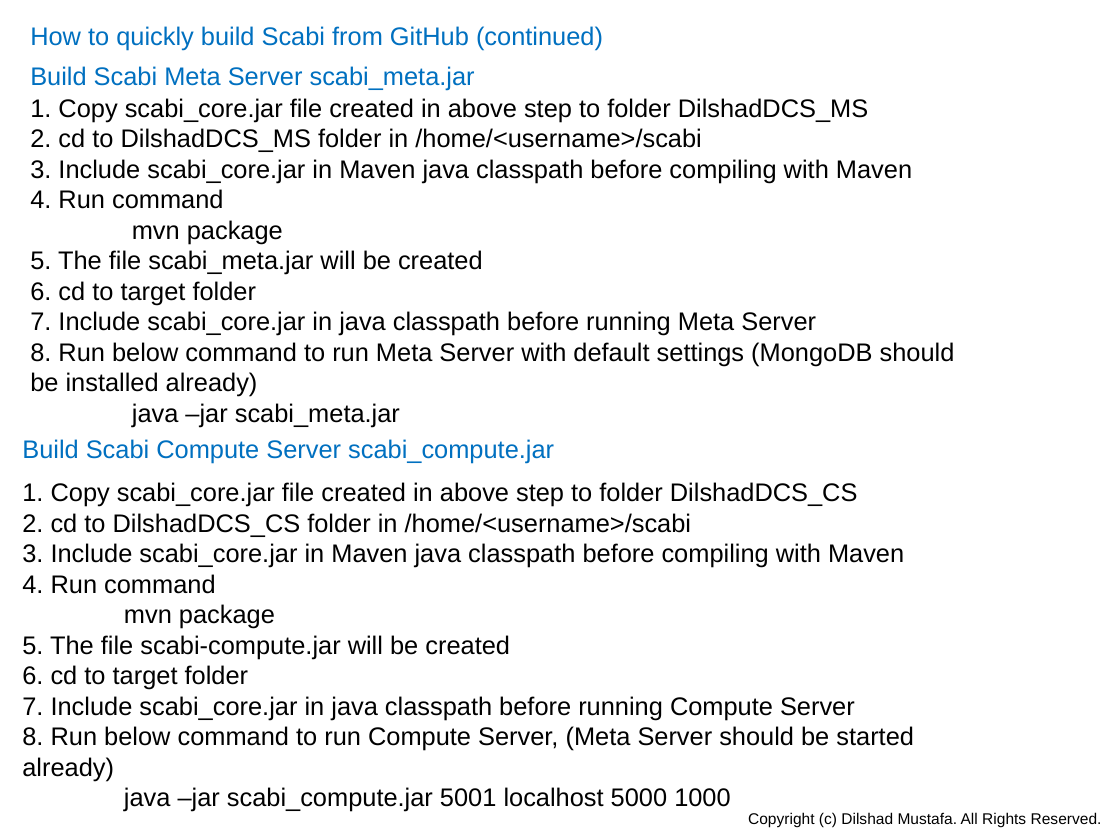
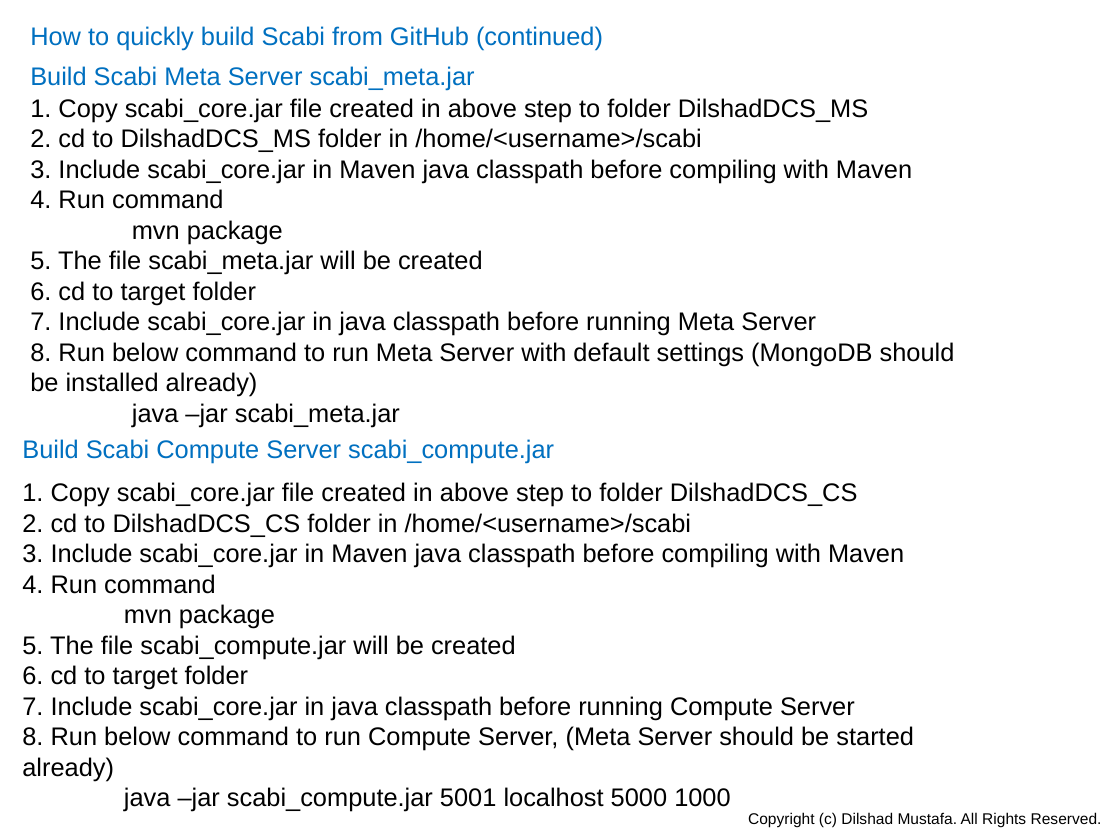
Before and after one commit to dilshadmustafa/scabi, a slide deck: slide 50 of Documentation/Scabiv0.2.pptx. Drawn at 1120x840 pixels with LibreOffice and Linux fonts; fonts in the diff are those of the drawing. Boxes give left, top, right and bottom in pixels: in the first picture for what was removed or moved away, otherwise in the second. Text is boxed around its words. In the diff, an @@ line names an element or a change of style, - is before the commit and + after.

```diff
--- a/Documentation/Scabiv0.2.pptx
+++ b/Documentation/Scabiv0.2.pptx
@@ text at [22,635,516,659]: text changed @@
-5. The file scabi-compute.jar will be created
+5. The file scabi_compute.jar will be created
```
Also in this commit, not shown: 5 other slides changed.
